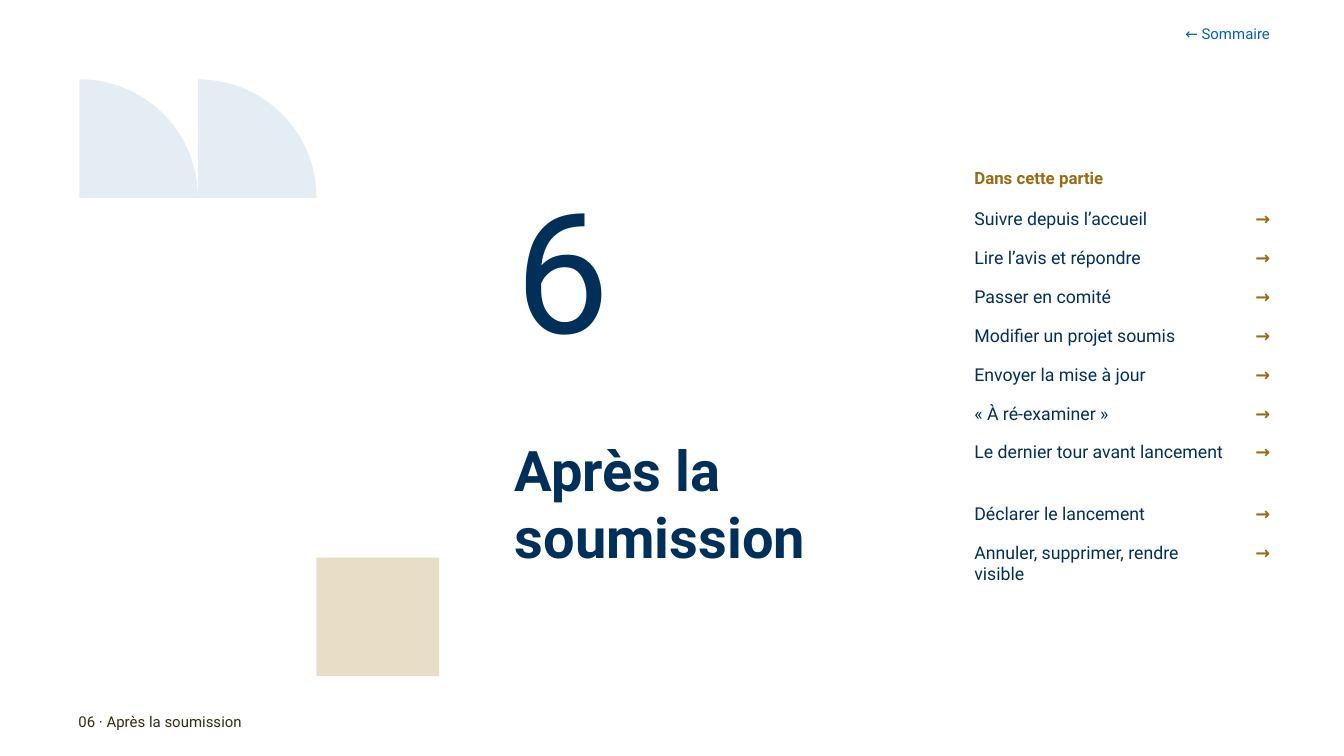
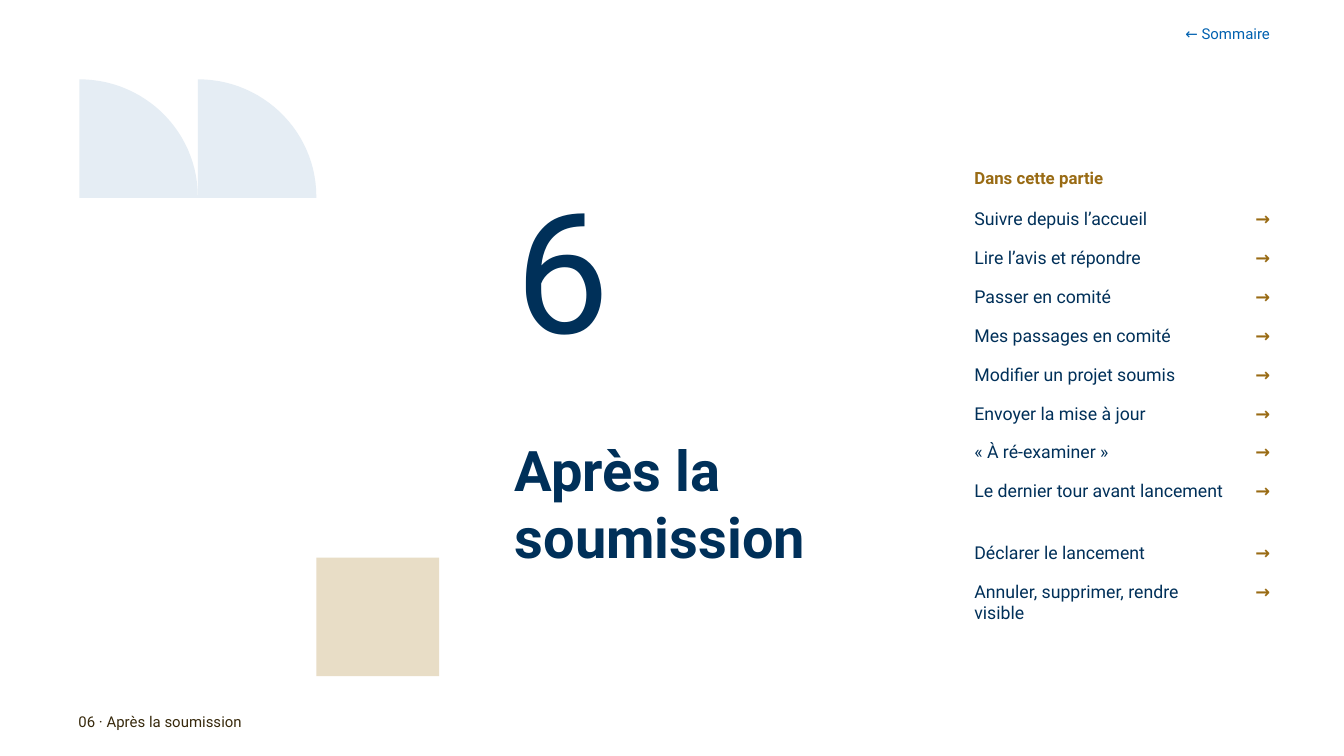
Before and after one commit to antoinelmariel-ux/ProjectNavigator, a slide deck: slide 44 of docs/Project Navigator _ Manuel Chef de Project.pptx. Drawn at 1344x756 pixels with LibreOffice and Linux fonts; fonts in the diff are those of the drawing; background and template pictures are left out. Boxes give left, top, right and bottom in pixels: in the first picture for what was removed or moved away, otherwise in the second. Text is boxed around its words. In the diff, an @@ line names an element or a change of style, - is before the commit and + after.

```diff
--- a/docs/Project Navigator _ Manuel Chef de Project.pptx
+++ b/docs/Project Navigator _ Manuel Chef de Project.pptx
@@ text added at bbox=[974, 328, 1170, 346], 9.5 pt, text #003059 @@
+Mes passages en comité
@@ text "→": place and size @@
-text "→" at bbox=[1223, 503, 1270, 530]
+text "→" at bbox=[1223, 480, 1270, 507]
@@ 6 texts: place and size @@
-6 texts at bbox=[974, 328, 1223, 580]
+6 texts at bbox=[974, 367, 1223, 619]
@@ text added at bbox=[1223, 581, 1270, 607], 9.5 pt, text #996B14, bold @@
+→
```
Also in this commit, not shown: 2 other slides changed, 2 slides added, 1 other file.
